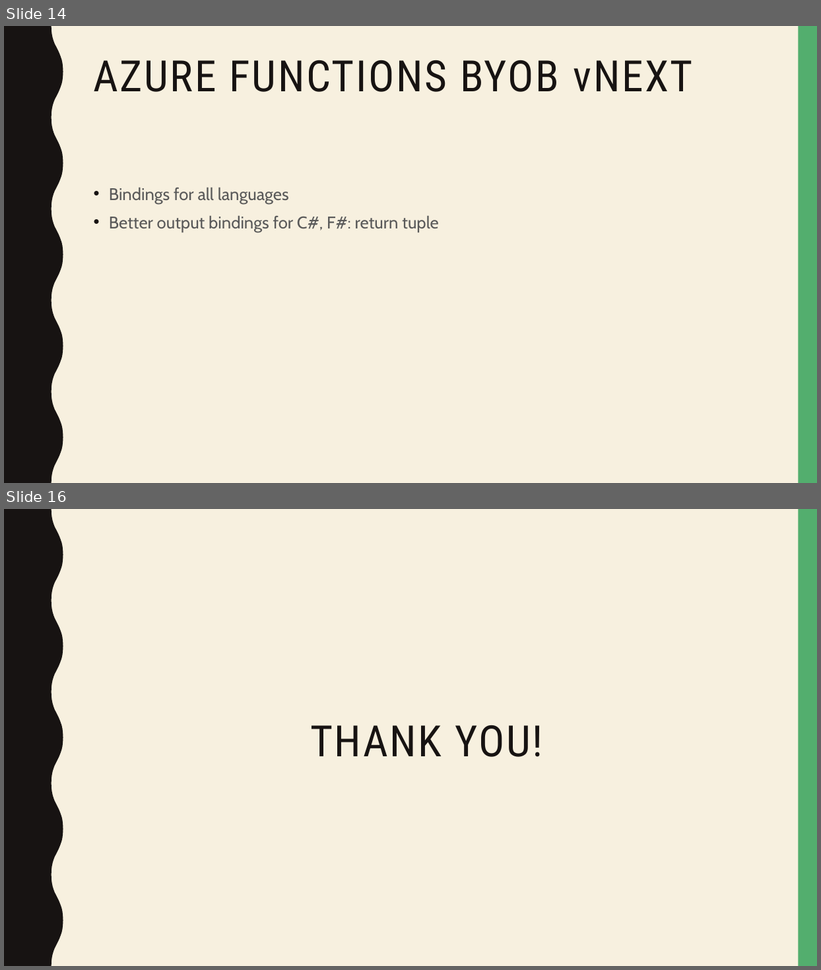
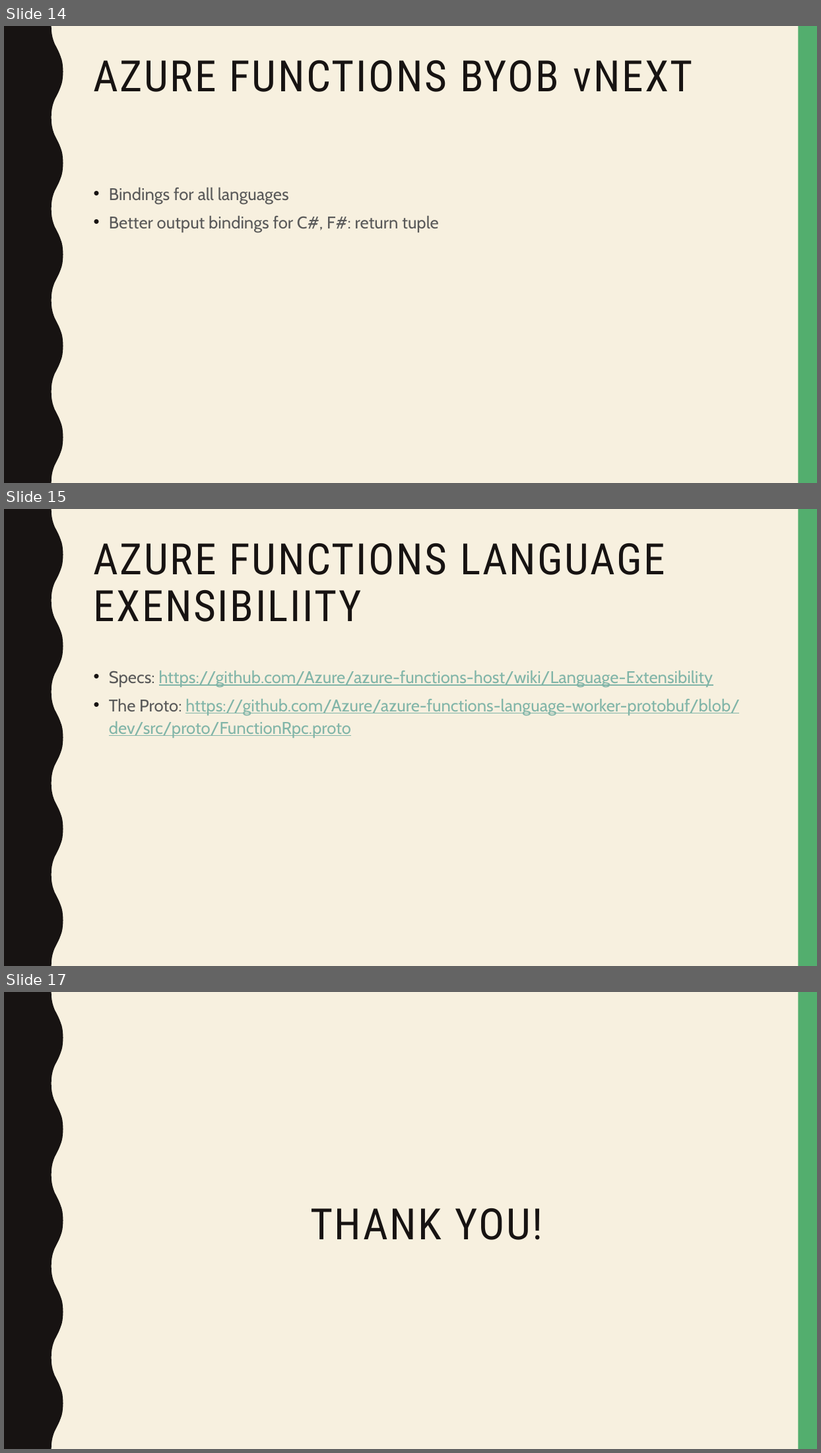
Before and after one commit to dersia/presentations, a slide deck: AzureFunctionsDeepDive.pptx. Shown one above the other, each under a label of ours: slides 14 and 16 before the commit, slides 14, 15 and 17 after it; the slides between them are not shown. The pictures are 821x970 and 821x1453 pixels, drawn with LibreOffice and Linux fonts; fonts in the diff are those of the drawing. Boxes give left, top, right and bottom in pixels: in the first picture for what was removed or moved away, otherwise in the second. Text is boxed around its words. In the diff, an @@ line names an element or a change of style, - is before the commit and + after.

```diff
--- a/AzureFunctionsDeepDive.pptx
+++ b/AzureFunctionsDeepDive.pptx
@@ slide 15 added at [4,509,817,966], background #F7F0DF; not listed: 2 template elements that a slide beside it also shows @@
@@ title added at [94,543,665,622], 51 pt, text #171312 @@
+AZURE FUNCTIONS LANGUAGE EXENSIBILIITY
@@ text added at [109,671,740,737], 20 pt, text #81B5A8, underline @@
+• Specs: https://github.com/Azure/azure-functions-host/wiki/Language-Extensibility
+• The Proto: https://github.com/Azure/azure-functions-language-worker-protobuf/blob/dev/src/proto/FunctionRpc.proto
@@ what was slide 16 is now slide 17 @@
```
Also in this commit, not shown: 10 slides changed.
